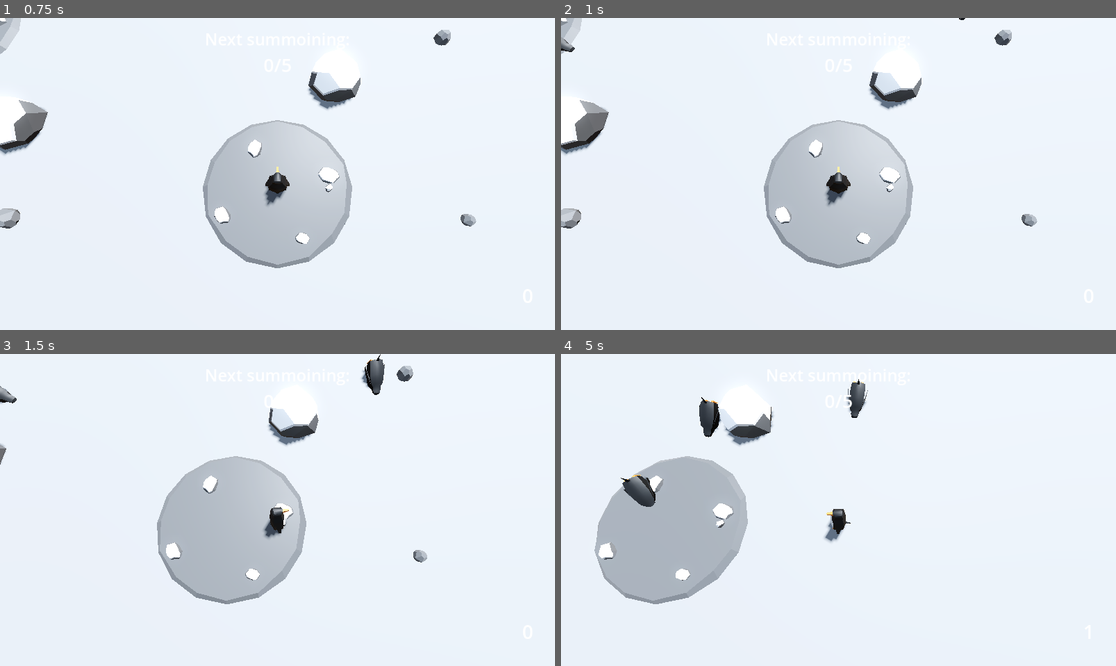
Above: before the commit, frames 1-4 (two rows, left to right).
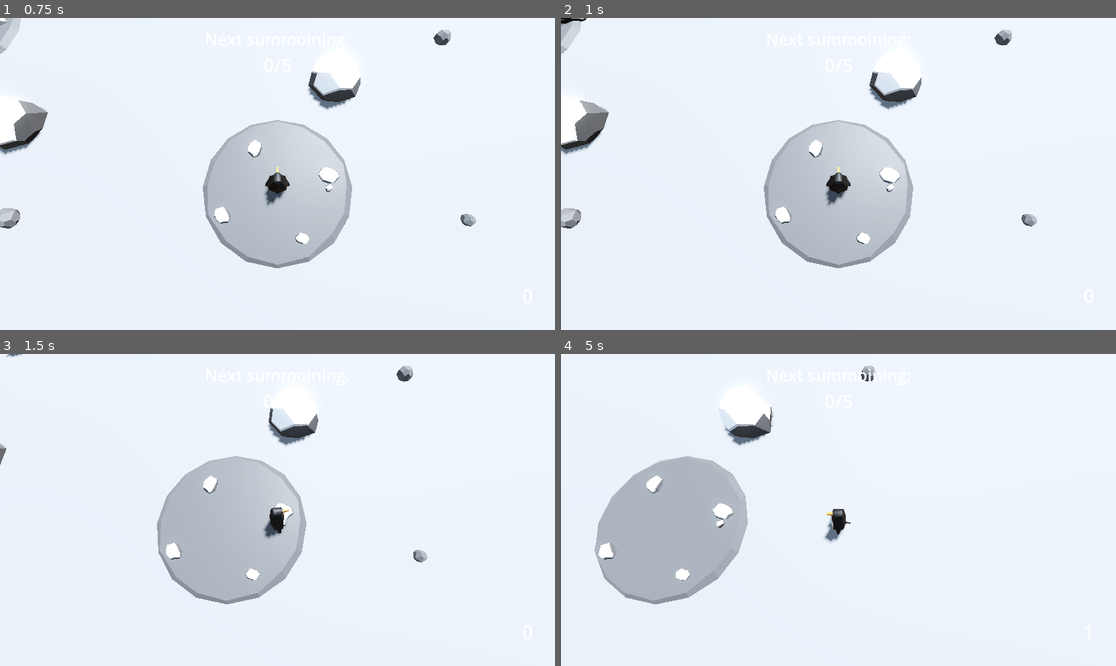
Above: after the commit, the same moments.

Repository: Edtg/Ludum-Dare-55
Game: Godot game, scene res://scenes/main.tscn
Two runs of this game, one before a commit and one after it. Both use one fixed random seed, a clock stepped at 60 frames per second and the inputs below.
Inputs:
- Up to frame 1 (0.75 s): click "Play" at 0.5 s
- Up to frame 2 (1 s): no input
- Up to frame 3 (1.5 s): hold D (move_right) from 1.28 s (still down); tap Space (slide) at 1.35 s
- Up to frame 4 (5 s): release D (move_right) at 2.03 s; hold S (move_back) 2.03-2.78 s; tap Space (slide) every 0.75 s from 2.1 to 4.35 s; hold D (move_right) 2.78-3.53 s; hold W (move_forward) 3.53-4.28 s; hold A (move_left) from 4.28 s (still down)

Frame 1 is identical in both runs. In frame 2, 0.1% of the frame differs, in the area x 0-73%, y 0-11%; in frame 3, 0.5%; in frame 4, 1.1%, in the area x 10-57%, y 3-49%.

Commit message:
Updated closest rock function

Diff:
--- a/scenes/characters/enemy.gd
+++ b/scenes/characters/enemy.gd
@@ -82,8 +82,16 @@
 
 
 func get_closest_rock() -> Node3D:
-	var rock = get_tree().get_nodes_in_group("rocks")[0]
-	return rock
+	var rocks = get_tree().get_nodes_in_group("rocks")
+	var closest = rocks[0]
+	var closest_distance_squared = global_position.distance_squared_to(closest.global_position)
+	for r in rocks:
+		if r.owning_penguin == self:
+			continue
+		var distance_squared = global_position.distance_squared_to(r.global_position)
+		if distance_squared < closest_distance_squared:
+			closest = r
+	return closest
 
 
 func pickup_rock():
